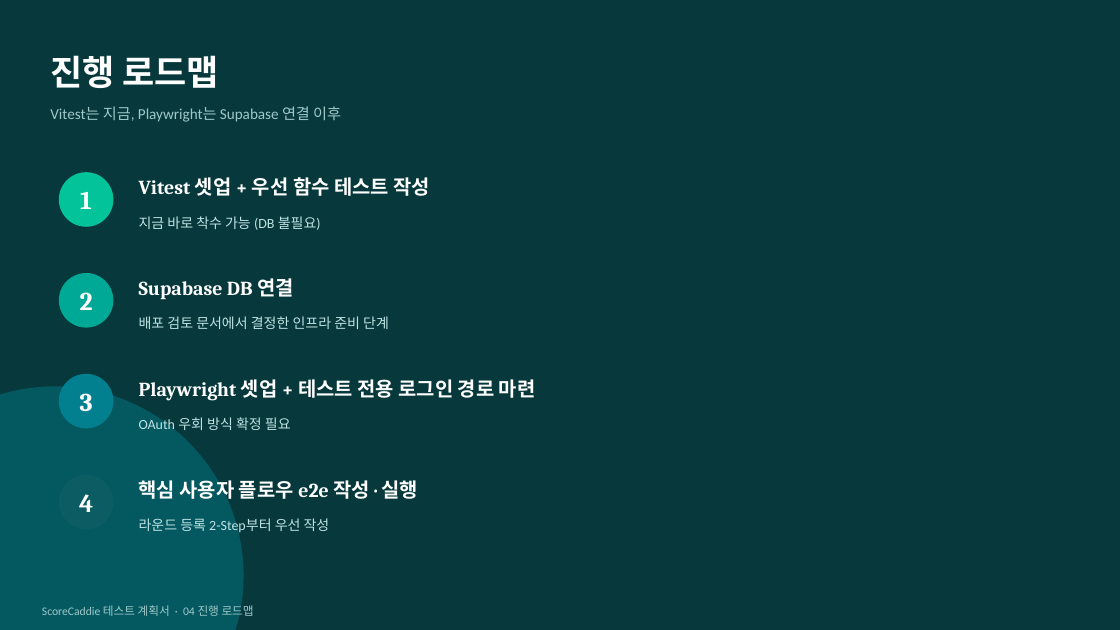
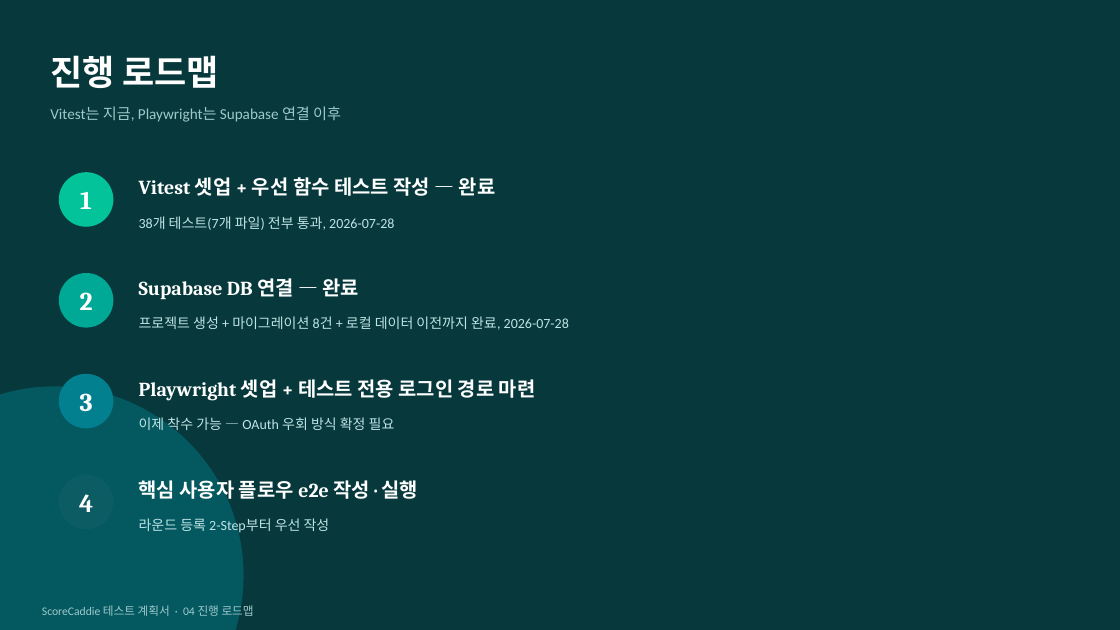
Before and after one commit to haekongpapa/scorecaddie, a slide deck: slide 8 of doc/ScoreCaddie_테스트계획서.pptx. Drawn at 1120x630 pixels with LibreOffice and Linux fonts; fonts in the diff are those of the drawing. Boxes give left, top, right and bottom in pixels: in the first picture for what was removed or moved away, otherwise in the second. Text is boxed around its words. In the diff, an @@ line names an element or a change of style, - is before the commit and + after.

Commit message:
Playwright e2e 셋업: id/pw 테스트 계정 + 자동 정리 아키텍처, 시나리오 1~4(로그인/골프장 목록/라운드 등록 2-Step/라운드 상세·삭제) 구현 + memory.md 114번

```diff
--- a/doc/ScoreCaddie_테스트계획서.pptx
+++ b/doc/ScoreCaddie_테스트계획서.pptx
@@ text at (139,177,496,196): text changed @@
-Vitest 셋업 + 우선 함수 테스트 작성
+Vitest 셋업 + 우선 함수 테스트 작성 — 완료
@@ text at (139,216,394,230): text changed @@
-지금 바로 착수 가능 (DB 불필요)
+38개 테스트(7개 파일) 전부 통과, 2026-07-28
@@ text at (139,278,360,300): text changed @@
-Supabase DB 연결
+Supabase DB 연결 — 완료
@@ text at (139,316,569,330): text changed @@
-배포 검토 문서에서 결정한 인프라 준비 단계
+프로젝트 생성 + 마이그레이션 8건 + 로컬 데이터 이전까지 완료, 2026-07-28
@@ text at (139,417,395,430): text changed @@
-OAuth 우회 방식 확정 필요
+이제 착수 가능 — OAuth 우회 방식 확정 필요
```
Also in this commit, not shown: 2 other slides changed, 16 other files.
